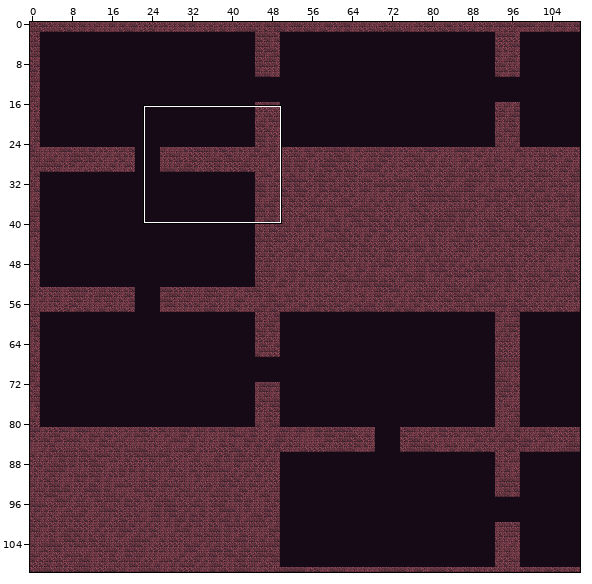
Tiled map -- android/assets/maps/CavernMap1.tmx. Above, an overview of the earlier version with the close-up marked.
Close-up. Before the commit:
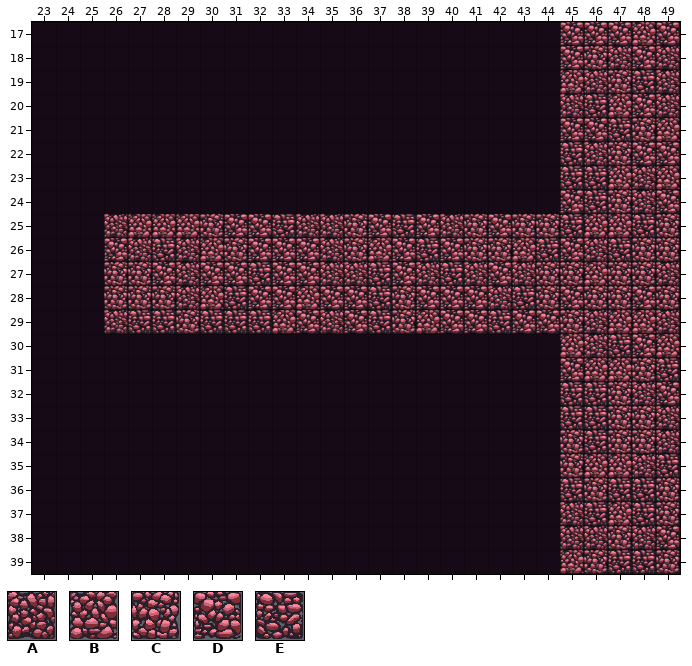
Cells are 64x64 px. Shown: x 23..49, y 17..39. The commit also changed other parts of the map, which this record leaves out.
Key: from "tileMapGutter": A 5, B 6, C 7, D 8, E 9.
_ is an empty cell.
Layers that did not change in this view are not listed.
Layer "terrain" before, first column x 23:
17 ______________________DDDBD
18 ______________________DCADA
19 ______________________BACEA
20 ______________________AEBDA
21 ______________________DDECB
22 ______________________EACDD
23 ______________________EEBAB
24 ______________________DECAD
25 ___ABBBCDDEAACDEDACDCCEBBEC
26 ___DAEABCDDDACBDEDCCBEDAECC
27 ___CCDADDEDDAAEDAEADACCBCCA
28 ___CCCABEDDBDDECDDDAECDCCDC
29 ___AEECEEEBDADECBDDEDDCABBA
30 ______________________BAEDB
31 ______________________DBBCE
32 ______________________EECAD
33 ______________________EECCA
34 ______________________CECCA
35 ______________________CBBAE
36 ______________________ECEEC
37 ______________________AEBEC
38 ______________________AACAD
39 ______________________BCEEC
And afterwards:
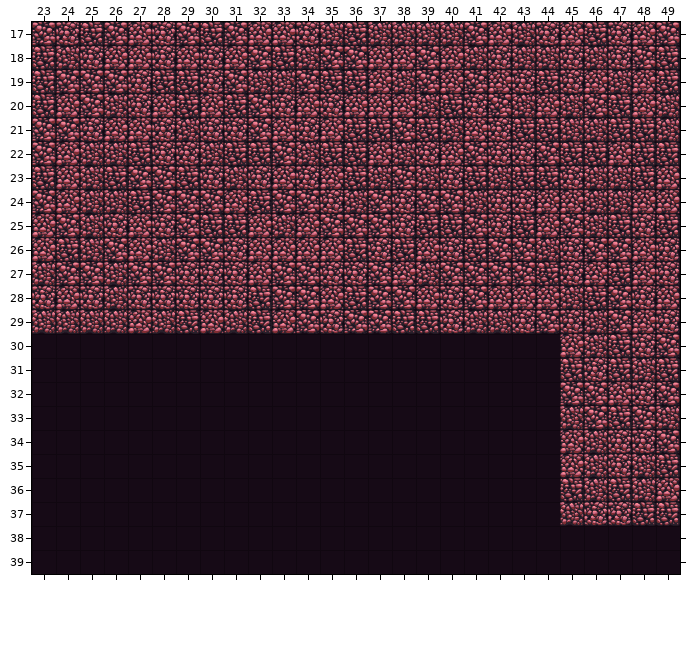
What changed:
Changed rows in their new state; . is an unchanged cell.
Layer "terrain":
first column x 23:
17 DCEDBCDEDBBCAEAAAADBACBEC..
18 EACBBCBCBDEADDBBDBACAACAC.E
19 EDDDCEECDAADEEBADBDBCECBABE
20 EBDACBEBEDCBCBBBAECDAB.DEB.
21 DDCBBCACCDBCBEEDEABCEEAA.EA
22 DBAAECCAEEDAEEBACBDCCD.EBEE
23 EBAEDDECACBCBEADACEAEECAAE.
24 DBAAEDDDBEDDCADCDDACCBBAABB
25 BDAC.CDEEBABDD.CEEDCEBDAECE
26 BEA.BADD.BBBBECEBCEDDACDDB.
27 ADDAD.CCCB..CCDB.DD.DE..EBC
28 CBCA..CCCE.DBEDDBC.BBBAEDCB
29 AAA.BAEBA...C.DEECAAC...D.C
30 .........................CD
31 ......................ECEA.
32 ......................DDBC.
33 ......................ADED.
34 ......................BA..D
35 ......................BAC..
36 .......................A.AB
37 .......................CC.E
38 ......................_____
39 ......................_____
Changed places in both close-ups, as pixel boxes (x1, y1, x2, y2):
changed: (32, 22, 680, 574)
